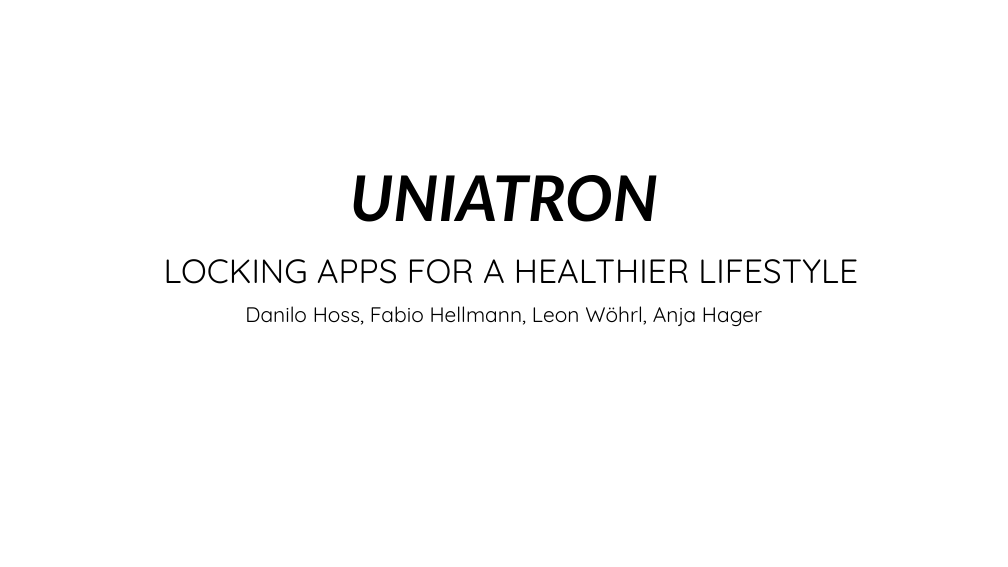
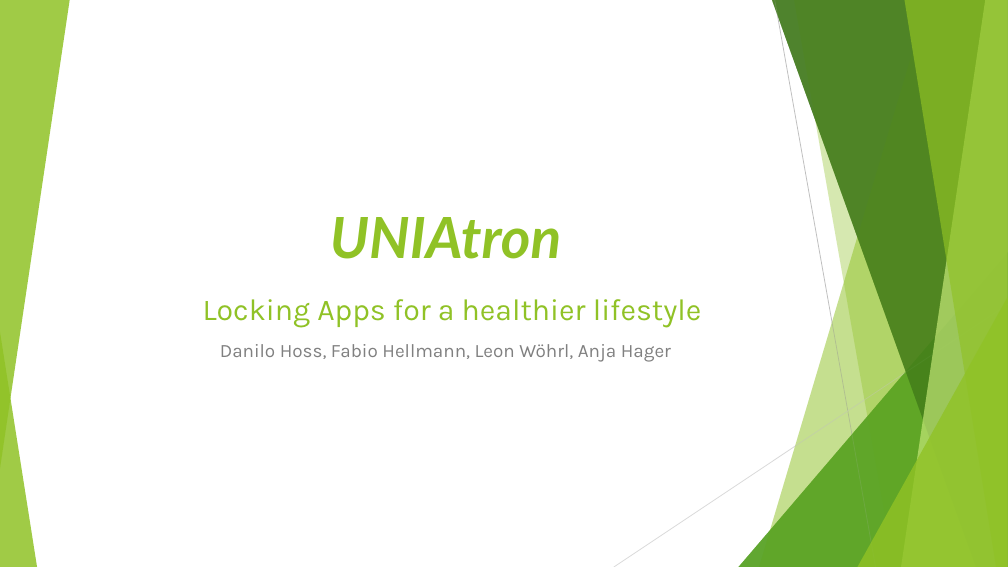
Before and after one commit to FHellmann/Uniatron, a slide deck: slide 1 of doc/Presentation/Uniatron-Presentation1207.pptx. Drawn at 1008x567 pixels with LibreOffice and Linux fonts; fonts in the diff are those of the drawing; background and template pictures are left out. Boxes give left, top, right and bottom in pixels: in the first picture for what was removed or moved away, otherwise in the second. Text is boxed around its words. In the diff, an @@ line names an element or a change of style, - is before the commit and + after.

```diff
--- a/doc/Presentation/Uniatron-Presentation1207.pptx
+++ b/doc/Presentation/Uniatron-Presentation1207.pptx
@@ group added at [0, 0, 1008, 567]: 5 freeform shapes, 3 triangles, 2 lines @@
@@ title at [203, 217, 702, 328]: text changed; size 32 to 28.8 pt; font Quicksand to Karla; text colour #000000 to #90C226 @@
-UNIATRON
-LOCKING APPS FOR A HEALTHIER LIFESTYLE
+UNIAtron
+Locking Apps for a healthier lifestyle
@@ group added at [0, 0, 1008, 567]: 5 freeform shapes, 3 triangles @@
@@ subtitle "Danilo Hoss, Fabio Hellmann, Leon ...": place and size @@
-subtitle "Danilo Hoss, Fabio Hellmann, Leon ..." at [245, 306, 762, 326]
+subtitle "Danilo Hoss, Fabio Hellmann, Leon ..." at [220, 344, 671, 362]
@@ subtitle "Danilo Hoss, Fabio Hellmann, Leon ..." at [220, 344, 671, 362]: size 20 to 18 pt, font Quicksand to Karla, text colour #000000 to #808080; line spacing 0.9 to 1 @@
```
Also in this commit, not shown: 5 other slides changed.
